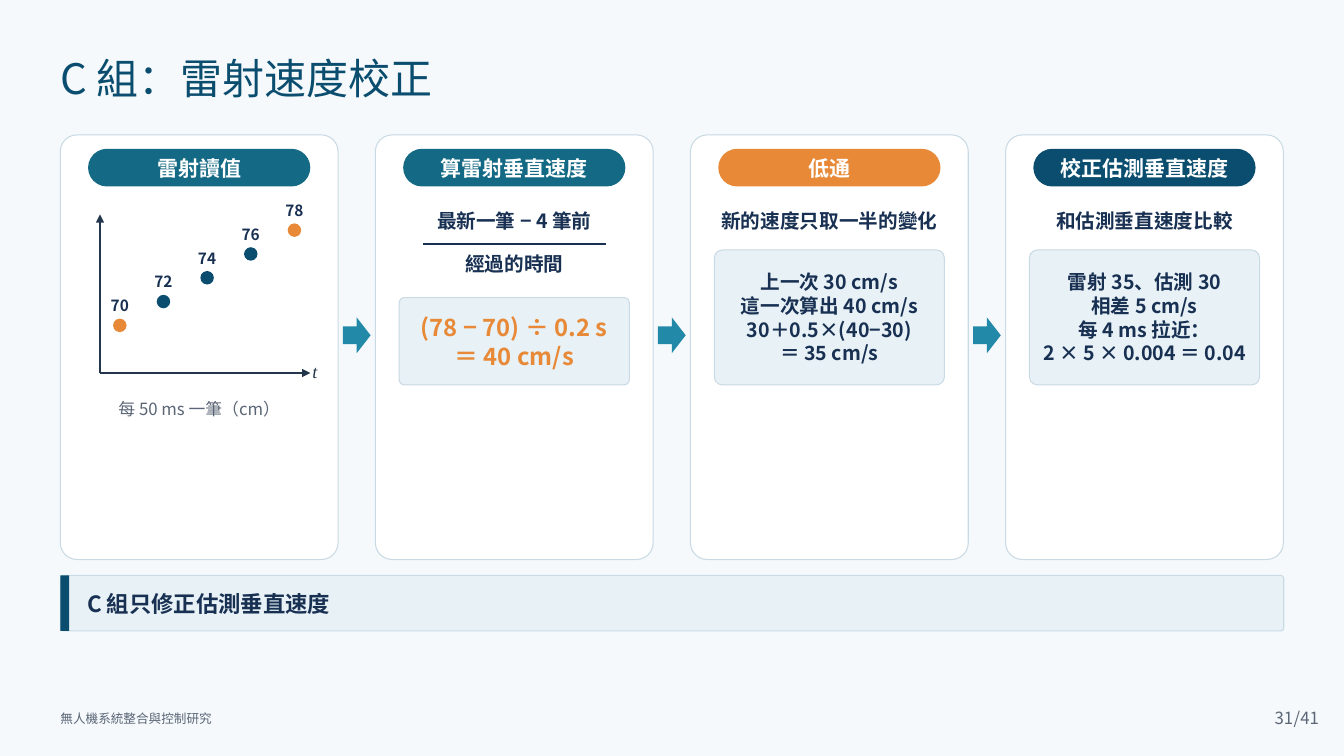
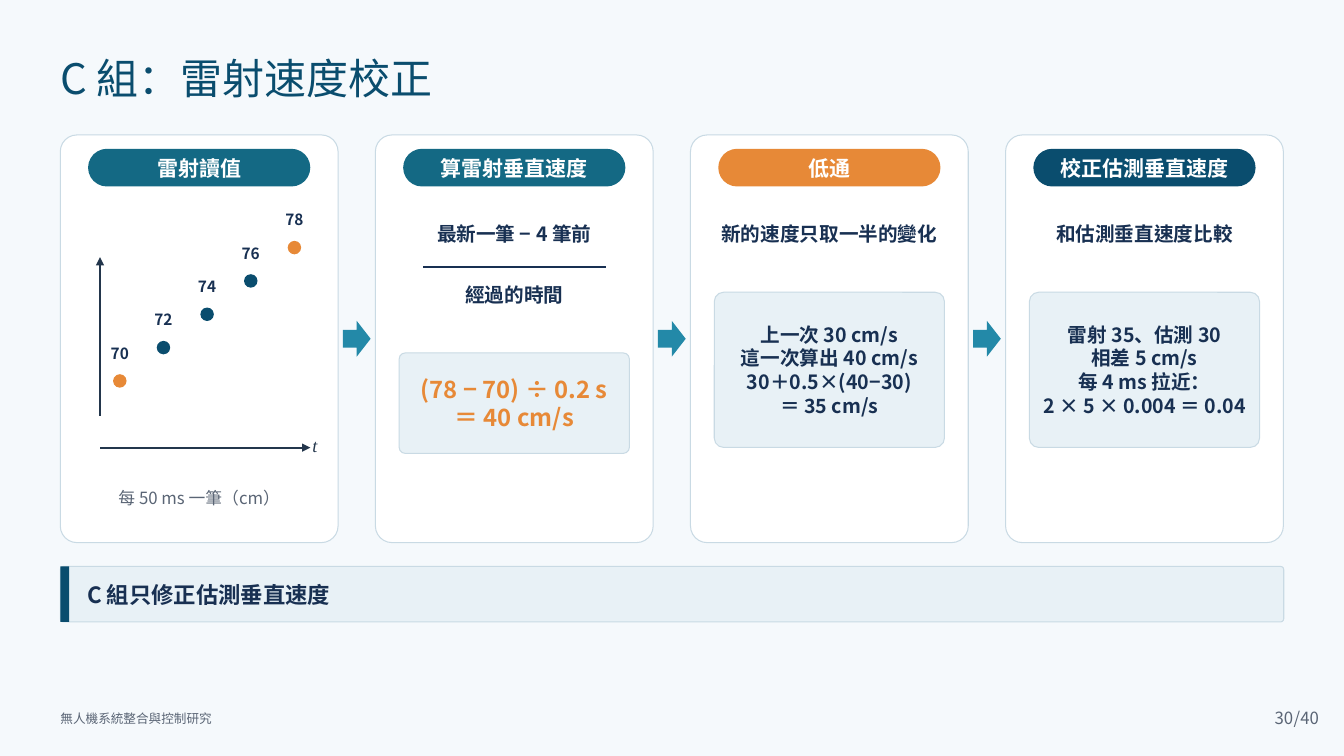
Before and after one commit to lingken1028/-, a slide deck: slide 30 of 無人機系統整合與控制研究_口試簡報 2.pptx (slide 31 before the commit). Drawn at 1344x756 pixels with LibreOffice and Linux fonts; fonts in the diff are those of the drawing. Boxes give left, top, right and bottom in pixels: in the first picture for what was removed or moved away, otherwise in the second. Text is boxed around its words. In the diff, an @@ line names an element or a change of style, - is before the commit and + after.

```diff
--- a/無人機系統整合與控制研究_口試簡報 2.pptx
+++ b/無人機系統整合與控制研究_口試簡報 2.pptx
@@ rounded rectangle: place and size @@
-rounded rectangle at (60, 135, 339, 560)
+rounded rectangle at (60, 135, 339, 542)
@@ rounded rectangle: place and size @@
-rounded rectangle at (375, 135, 653, 560)
+rounded rectangle at (375, 135, 653, 542)
@@ rounded rectangle: place and size @@
-rounded rectangle at (691, 135, 969, 560)
+rounded rectangle at (691, 135, 969, 542)
@@ rounded rectangle: place and size @@
-rounded rectangle at (1006, 135, 1285, 560)
+rounded rectangle at (1006, 135, 1285, 542)
@@ text "78": place and size @@
-text "78" at (285, 204, 303, 216)
+text "78" at (285, 213, 303, 225)
@@ arrow moved from (100, 373) - (100, 215) to (100, 416) - (100, 257) @@
@@ text "76": place and size @@
-text "76" at (242, 228, 260, 240)
+text "76" at (242, 247, 260, 259)
@@ 3 texts, 1 ellipse: place and size @@
-3 texts, 1 ellipse at (287, 211, 1233, 237)
+3 texts, 1 ellipse at (287, 224, 1233, 254)
@@ line moved from (423, 244) - (606, 244) to (423, 267) - (606, 267) @@
@@ text "74": place and size @@
-text "74" at (198, 252, 216, 264)
+text "74" at (198, 280, 216, 292)
@@ ellipse: place and size @@
-ellipse at (244, 247, 257, 260)
+ellipse at (244, 274, 257, 287)
@@ text "經過的時間": place and size @@
-text "經過的時間" at (465, 254, 563, 273)
+text "經過的時間" at (465, 285, 563, 304)
@@ rounded rectangle: place and size @@
-rounded rectangle at (715, 250, 945, 385)
+rounded rectangle at (715, 292, 945, 448)
@@ text "上一次 30 cm/s": place and size @@
-text "上一次 30 cm/s" at (741, 272, 918, 364)
+text "上一次 30 cm/s" at (741, 325, 918, 417)
@@ rounded rectangle: place and size @@
-rounded rectangle at (1029, 250, 1259, 385)
+rounded rectangle at (1029, 292, 1259, 448)
@@ text "雷射 35、估測 30": place and size @@
-text "雷射 35、估測 30" at (1043, 272, 1246, 361)
+text "雷射 35、估測 30" at (1043, 325, 1246, 414)
@@ text "72": place and size @@
-text "72" at (154, 275, 172, 287)
+text "72" at (154, 313, 172, 325)
@@ ellipse: place and size @@
-ellipse at (201, 271, 214, 284)
+ellipse at (201, 308, 214, 321)
@@ text "70": place and size @@
-text "70" at (111, 299, 129, 311)
+text "70" at (111, 347, 129, 359)
@@ ellipse: place and size @@
-ellipse at (157, 295, 170, 309)
+ellipse at (157, 341, 170, 354)
@@ rounded rectangle: place and size @@
-rounded rectangle at (399, 297, 629, 385)
+rounded rectangle at (399, 353, 629, 454)
@@ text "(78 − 70) ÷ 0.2 ...": place and size @@
-text "(78 − 70) ÷ 0.2 ..." at (421, 316, 608, 370)
+text "(78 − 70) ÷ 0.2 ..." at (421, 378, 608, 431)
@@ ellipse: place and size @@
-ellipse at (113, 319, 126, 332)
+ellipse at (113, 374, 126, 387)
@@ arrow moved from (100, 373) - (311, 373) to (100, 448) - (311, 448) @@
@@ text "t": place and size @@
-text "t" at (312, 368, 317, 378)
+text "t" at (312, 442, 317, 452)
@@ text "每 50 ms 一筆（cm）": place and size @@
-text "每 50 ms 一筆（cm）" at (118, 401, 280, 417)
+text "每 50 ms 一筆（cm）" at (118, 490, 280, 506)
@@ 2 rounded rectangles, 1 text: place and size @@
-2 rounded rectangles, 1 text at (60, 576, 1285, 631)
+2 rounded rectangles, 1 text at (60, 567, 1285, 622)
@@ page number at (1275, 711, 1294, 724): text changed @@
-31
+30
@@ text at (1294, 711, 1319, 727): text changed @@
-/41
+/40
```
Also in this commit, not shown: 79 other slides changed, 3 slides added.
